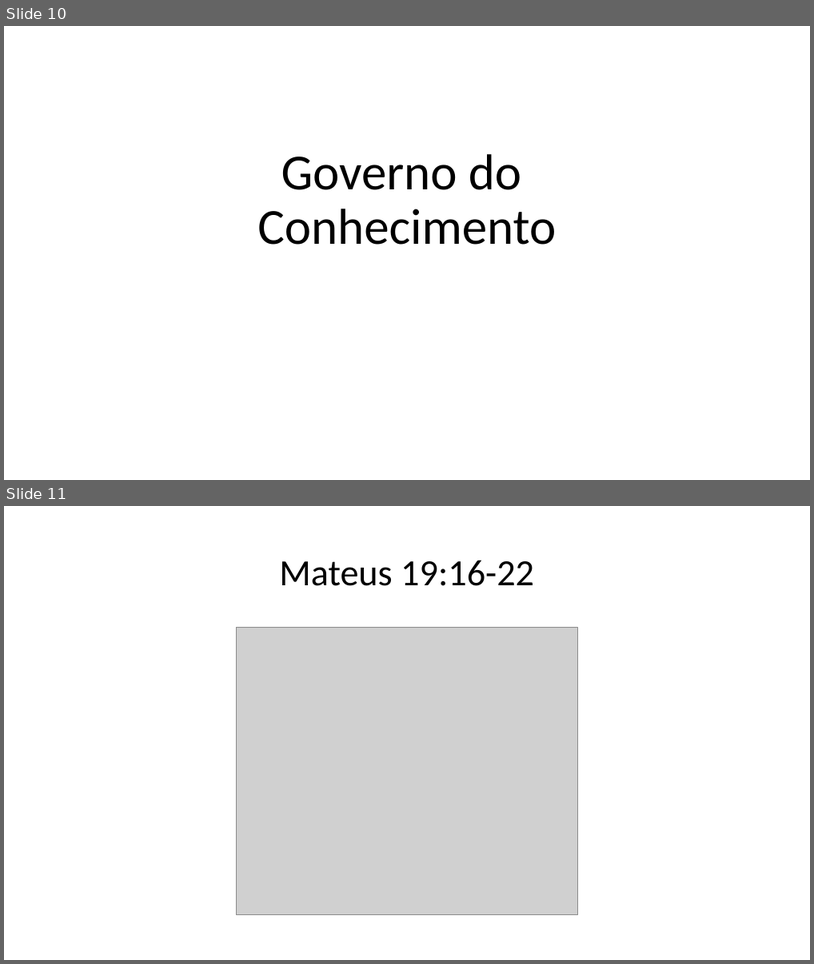
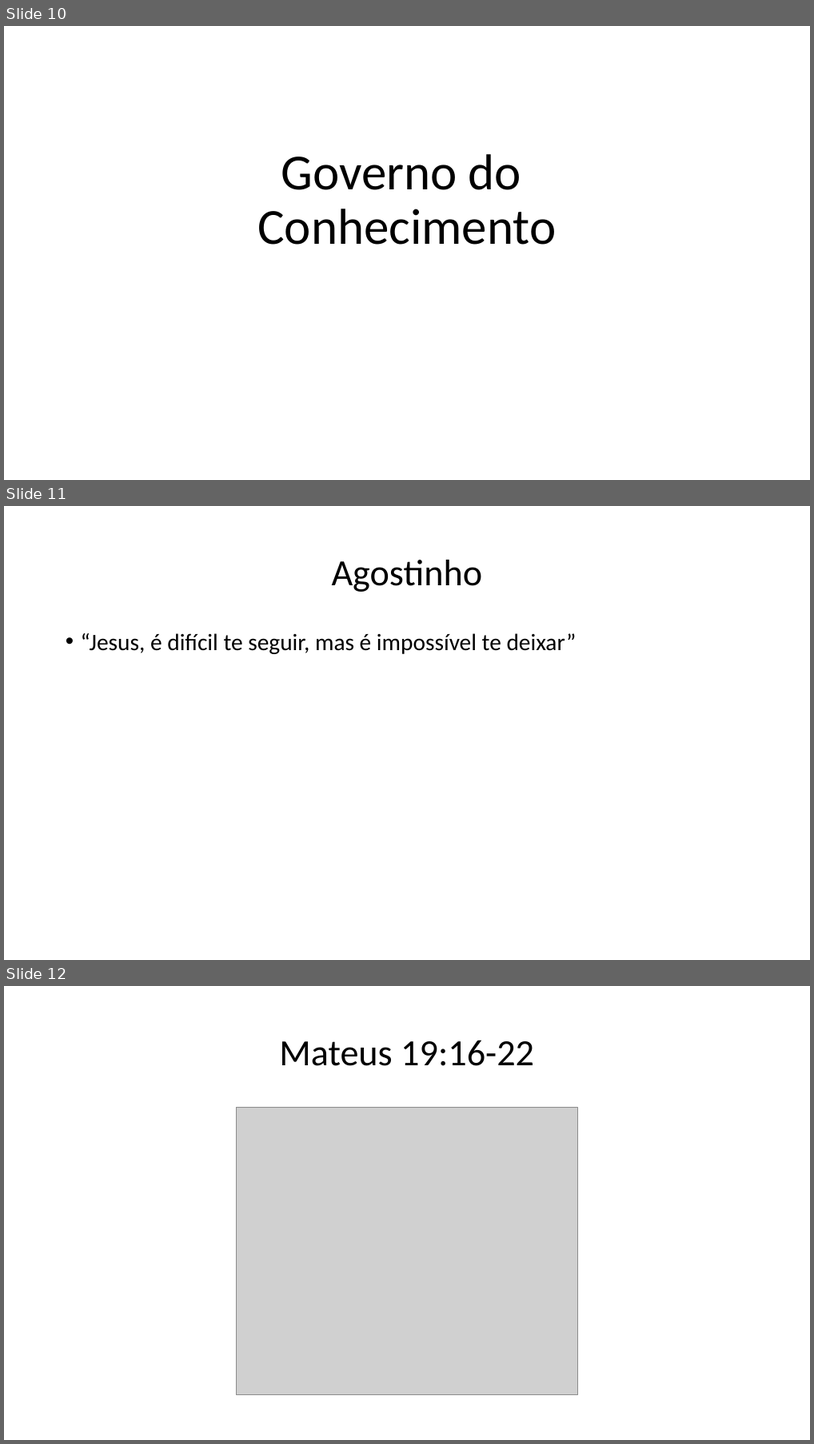
Before and after one commit to manoelnecojunior/slide-palavra, a slide deck: Quem nos governa.pptx. Shown one above the other, each under a label of ours: slides 10 and 11 before the commit, slides 10, 11 and 12 after it. The pictures are 814x964 and 814x1444 pixels, drawn with LibreOffice and Linux fonts; fonts in the diff are those of the drawing; grey boxes stand for pictures. Boxes give left, top, right and bottom in pixels: in the first picture for what was removed or moved away, otherwise in the second. Text is boxed around its words. In the diff, an @@ line names an element or a change of style, - is before the commit and + after.

```diff
--- a/Quem nos governa.pptx
+++ b/Quem nos governa.pptx
@@ slide 11 added at <box>4,506,810,960</box>, background #FFFFFF @@
@@ title added at <box>332,560,483,592</box>, 44 pt, text #000000 @@
+Agostinho
@@ text added at <box>81,633,577,654</box>, 28 pt, text #000000 @@
+• “Jesus, é difícil te seguir, mas é impossível te deixar”
@@ what was slide 11 is now slide 12 @@
```
Also in this commit, not shown: 1 slide changed, 23 other files.
